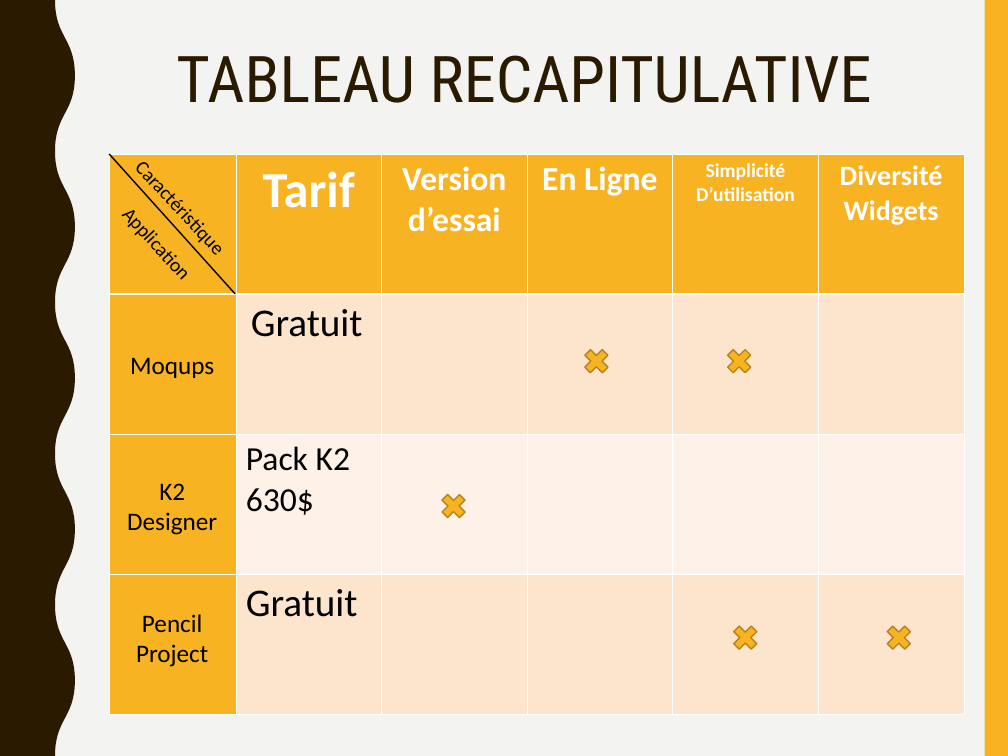
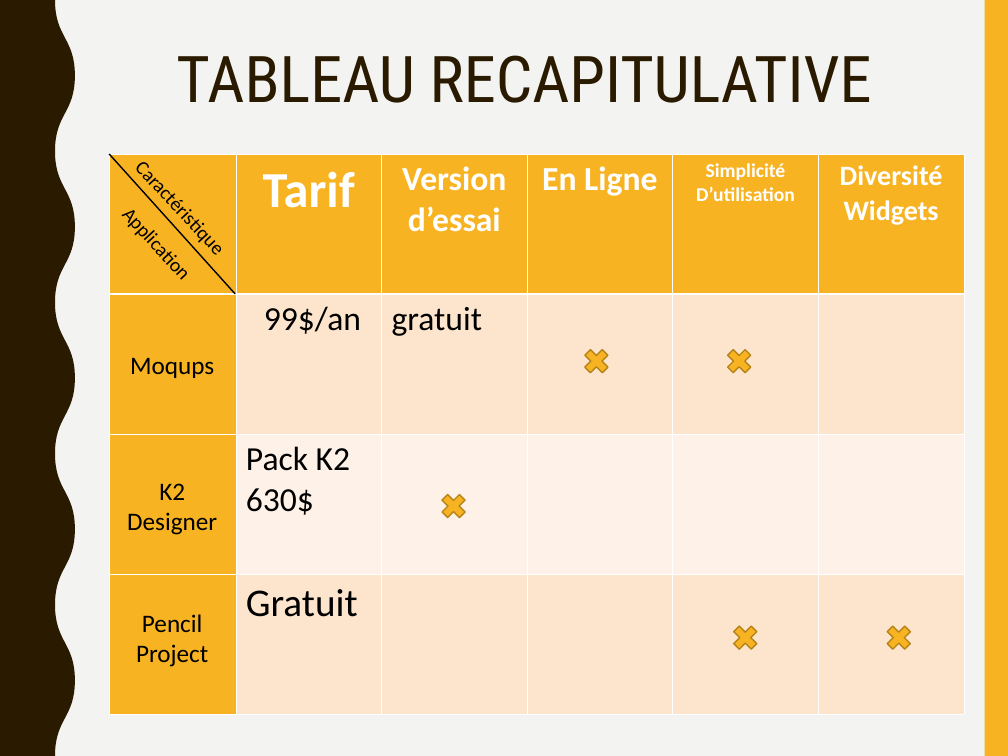
Before and after one commit to TBenammoune/tahafix, a slide deck: slide 5 of Taha Benammoune Bench.ppt. Drawn at 1008x756 pixels with LibreOffice and Linux fonts; fonts in the diff are those of the drawing. Boxes give left, top, right and bottom in pixels: in the first picture for what was removed or moved away, otherwise in the second. Text is boxed around its words. In the diff, an @@ line names an element or a change of style, - is before the commit and + after.

```diff
--- a/Taha Benammoune Bench.ppt
+++ b/Taha Benammoune Bench.ppt
@@ table at [109, 154, 962, 714] @@
-row 2, column 2: Gratuit
+row 2, column 2: 99$/an
-row 2, column 3: 
+row 2, column 3: gratuit
```
Also in this commit, not shown: 4 other files.
